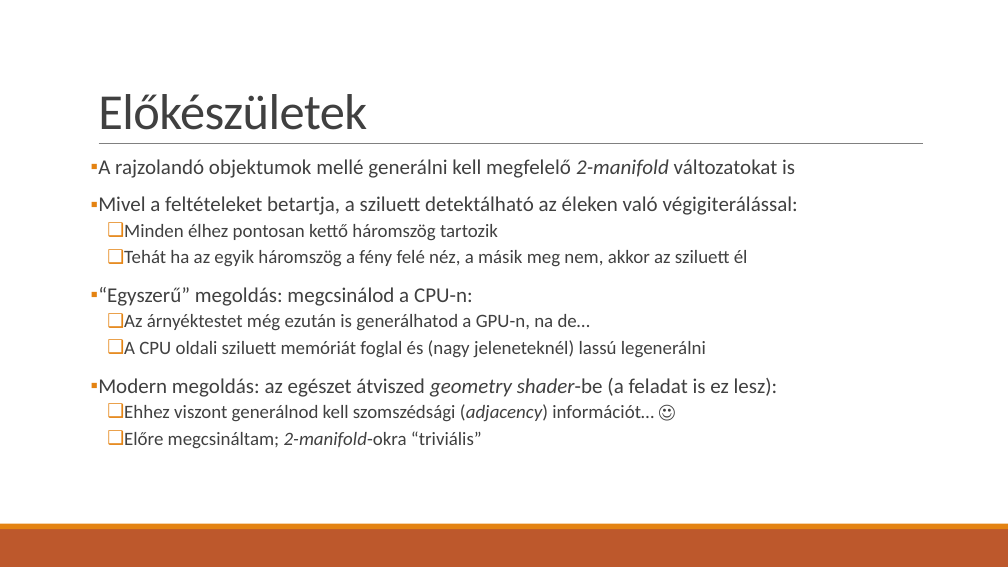
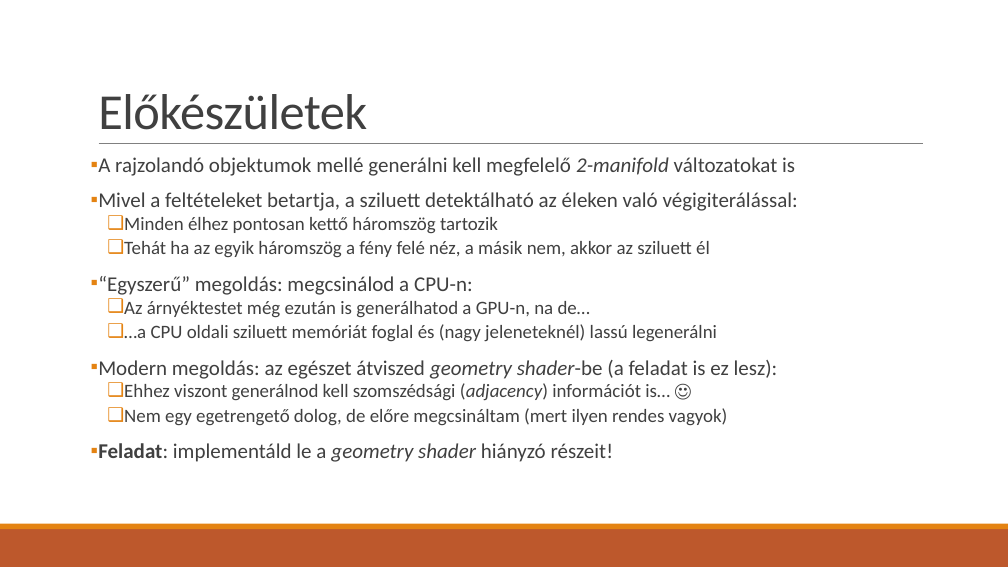
Before and after one commit to asylum2010/Asylum-s-ELTE-Exercises, a slide deck: slide 4 of GFX_EA_01.pptx. Drawn at 1008x567 pixels with LibreOffice and Linux fonts; fonts in the diff are those of the drawing. Boxes give left, top, right and bottom in pixels: in the first picture for what was removed or moved away, otherwise in the second. Text is boxed around its words. In the diff, an @@ line names an element or a change of style, - is before the commit and + after.

```diff
--- a/GFX_EA_01.pptx
+++ b/GFX_EA_01.pptx
@@ text at box(98, 157, 798, 379): line spacing 0.9 to 0.8 @@
@@ text at box(124, 241, 710, 257): text changed @@
-  ❑ Tehát ha az egyik háromszög a fény felé néz, a másik meg nem, akkor az sziluett él
+  ❑ Tehát ha az egyik háromszög a fény felé néz, a másik nem, akkor az sziluett él
@@ text at box(124, 324, 717, 342): text changed @@
-  ❑ A CPU oldali sziluett memóriát foglal és (nagy jeleneteknél) lassú legenerálni
+  ❑ …a CPU oldali sziluett memóriát foglal és (nagy jeleneteknél) lassú legenerálni
@@ text at box(98, 383, 728, 462): text changed @@
-  ❑ Ehhez viszont generálnod kell szomszédsági (adjacency) információt… ☺
-  ❑ Előre megcsináltam; 2-manifold-okra “triviális”
+  ❑ Ehhez viszont generálnod kell szomszédsági (adjacency) információt is… ☺
+  ❑ Nem egy egetrengető dolog, de előre megcsináltam (mert ilyen rendes vagyok)
+▪ Feladat: implementáld le a geometry shader hiányzó részeit!
```
Also in this commit, not shown: 4 other slides changed, 3 slides added, 1 other file.
